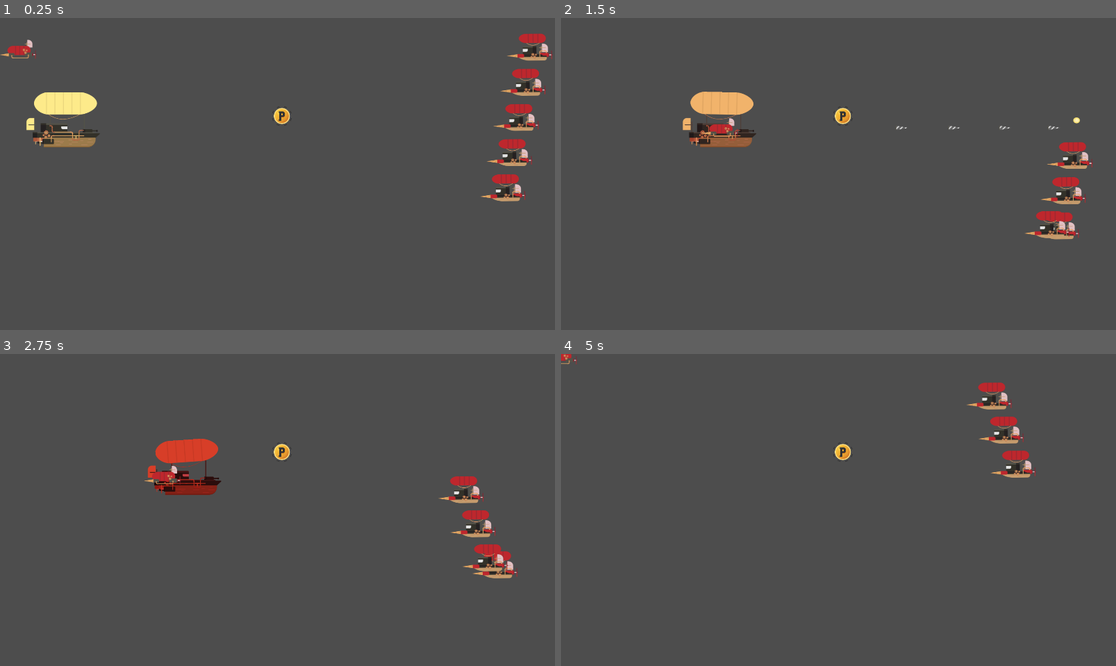
Above: before the commit, frames 1-4 (two rows, left to right).
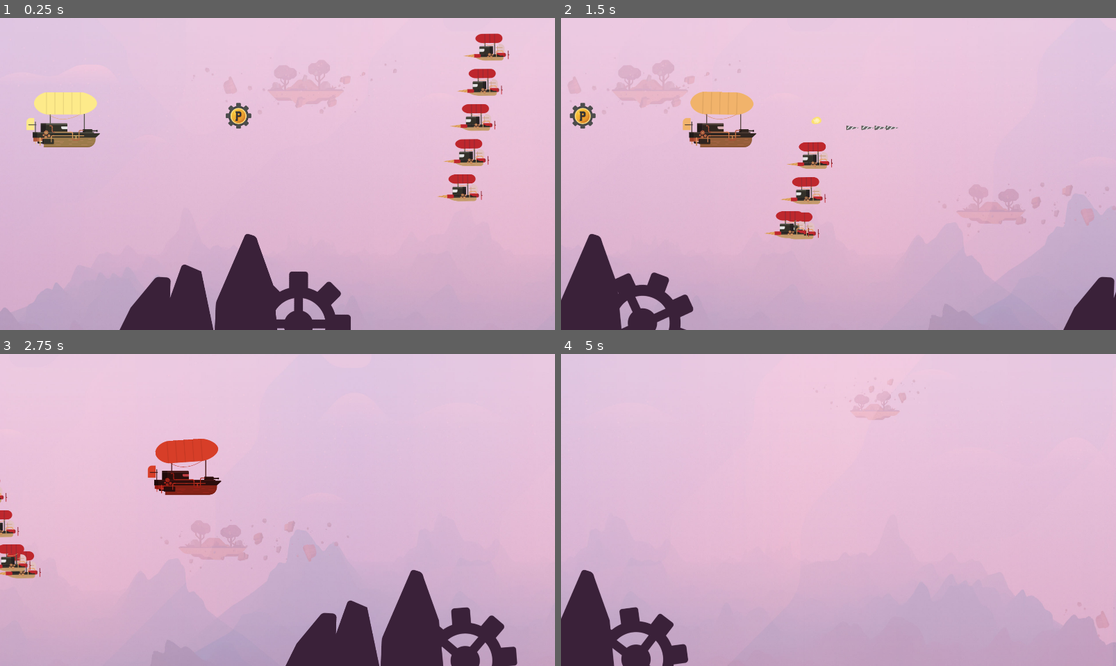
Above: after the commit, the same moments.

Repository: luishernandezg/arkanet
Game: Godot game, scene res://Scenes/Nivel1.tscn
Same seed, same stepped clock (60 frames per second), same inputs: the game is played once before the commit and once after it.
Inputs (mouse positions are in pixels of both pictures, inside the frame that each line leads up to):
- Up to frame 1 (0.25 s): no input
- Up to frame 2 (1.5 s): move the mouse to (960, 158) at 0.52 s; hold D (move_right) 0.53-1.28 s; hold Right mouse button (attack) 0.53-1.28 s; move the mouse to (727, 189) at 1.27 s; hold A (move_left) from 1.28 s (still down); tap Z (damage_test) at 1.35 s
- Up to frame 3 (2.75 s): move the mouse to (333, 441) at 2.02 s; release A (move_left) at 2.03 s; hold D (move_right) from 2.03 s (still down); tap S (move_dowm) at 2.1 s
- Up to frame 4 (5 s): move the mouse to (810, 572) at 2.77 s; release D (move_right) at 2.78 s; hold W (move_up) 2.78-3.53 s; right-click (810, 572) at 2.85 s; move the mouse to (1005, 556) at 3.52 s; hold Z (damage_test) 3.53-4.28 s; hold A (move_left) from 3.53 s (still down); move the mouse to (672, 463) at 4.27 s; tap S (move_dowm) at 4.35 s

The runs differ from the first frame. In frame 1, 98% of the frame differs, in the area x 0-100%, y 0-100%; in frame 2, 98%; in frame 3, 99%; in frame 4, 100%.

Commit message:
added infinity background - class 16

Diff:
--- a/Scenes/Nivel1.tscn
+++ b/Scenes/Nivel1.tscn
@@ -1,18 +1,34 @@
-[gd_scene load_steps=7 format=3 uid="uid://bkpuv3tv720x0"]
+[gd_scene load_steps=10 format=3 uid="uid://bkpuv3tv720x0"]
 
 [ext_resource type="PackedScene" uid="uid://bwqfgmp83lufd" path="res://Scenes/Character.tscn" id="1_2ripf"]
+[ext_resource type="Texture2D" uid="uid://yac0ve1v5aut" path="res://Assets/fondo/fondo.jpg" id="1_7b1ap"]
 [ext_resource type="PackedScene" uid="uid://8qhymcei0n4c" path="res://Scenes/enemy_group.tscn" id="2_448l0"]
+[ext_resource type="Script" path="res://Scripts/camera.gd" id="2_mmqpa"]
 [ext_resource type="PackedScene" uid="uid://dmd3tlnw0xnp6" path="res://Scenes/enemy_with_target.tscn" id="3_mgh68"]
 [ext_resource type="Script" path="res://Scripts/power_up.gd" id="4_majqm"]
 [ext_resource type="Texture2D" uid="uid://c3g1pyba3xjlq" path="res://Assets/disparo/powerUp.png" id="5_c6kqk"]
+[ext_resource type="PackedScene" uid="uid://dadvsfxfg6oq1" path="res://Scenes/montain.tscn" id="8_4mmqr"]
 
 [sub_resource type="CircleShape2D" id="CircleShape2D_jb847"]
 radius = 28.6356
 
 [node name="Nivel1" type="Node2D"]
 
-[node name="Character" parent="." instance=ExtResource("1_2ripf")]
-position = Vector2(218, 380)
+[node name="ParallaxBackground" type="ParallaxBackground" parent="."]
+
+[node name="ParallaxLayer" type="ParallaxLayer" parent="ParallaxBackground"]
+motion_mirroring = Vector2(5760, 0)
+
+[node name="Fondo" type="Sprite2D" parent="ParallaxBackground/ParallaxLayer"]
+position = Vector2(2880, 540)
+texture = ExtResource("1_7b1ap")
+
+[node name="Camera" type="Camera2D" parent="."]
+position = Vector2(960, 540)
+script = ExtResource("2_mmqpa")
+
+[node name="Character" parent="Camera" instance=ExtResource("1_2ripf")]
+position = Vector2(-742, -160)
 
 [node name="EnemyGroup" parent="." instance=ExtResource("2_448l0")]
 position = Vector2(237.222, -160.035)
@@ -30,4 +46,9 @@
 [node name="CollisionShape2D" type="CollisionShape2D" parent="PowerUp"]
 shape = SubResource("CircleShape2D_jb847")
 
+[node name="Montain" parent="." instance=ExtResource("8_4mmqr")]
+
+[node name="Montain2" parent="." instance=ExtResource("8_4mmqr")]
+position = Vector2(2074, 0)
+
 [connection signal="body_entered" from="PowerUp" to="PowerUp" method="_on_body_entered"]
--- /dev/null
+++ b/Scenes/montain.tscn
@@ -0,0 +1,59 @@
+[gd_scene load_steps=7 format=3 uid="uid://dadvsfxfg6oq1"]
+
+[ext_resource type="Texture2D" uid="uid://djwuyvqcxqw8t" path="res://Assets/fondo/montana.png" id="1_kucao"]
+[ext_resource type="Script" path="res://Scripts/montain.gd" id="1_owqwa"]
+[ext_resource type="Texture2D" uid="uid://chwhy71piqd5p" path="res://Assets/fondo/engranaje.png" id="2_8jno3"]
+
+[sub_resource type="Animation" id="Animation_g3mi8"]
+length = 0.001
+tracks/0/type = "value"
+tracks/0/imported = false
+tracks/0/enabled = true
+tracks/0/path = NodePath("Engranaje:rotation")
+tracks/0/interp = 1
+tracks/0/loop_wrap = true
+tracks/0/keys = {
+"times": PackedFloat32Array(0),
+"transitions": PackedFloat32Array(1),
+"update": 0,
+"values": [0.0]
+}
+
+[sub_resource type="Animation" id="Animation_anoeh"]
+resource_name = "gear"
+length = 3.0
+loop_mode = 1
+tracks/0/type = "value"
+tracks/0/imported = false
+tracks/0/enabled = true
+tracks/0/path = NodePath("Engranaje:rotation")
+tracks/0/interp = 1
+tracks/0/loop_wrap = true
+tracks/0/keys = {
+"times": PackedFloat32Array(0.1, 3),
+"transitions": PackedFloat32Array(1, 1),
+"update": 0,
+"values": [0.0, 6.28319]
+}
+
+[sub_resource type="AnimationLibrary" id="AnimationLibrary_i0xph"]
+_data = {
+"RESET": SubResource("Animation_g3mi8"),
+"gear": SubResource("Animation_anoeh")
+}
+
+[node name="Montain" type="Node2D"]
+script = ExtResource("1_owqwa")
+
+[node name="Montana" type="Sprite2D" parent="."]
+position = Vector2(815, 983)
+texture = ExtResource("1_kucao")
+
+[node name="Engranaje" type="Sprite2D" parent="."]
+position = Vector2(1183, 1059)
+texture = ExtResource("2_8jno3")
+
+[node name="AnimationMontain" type="AnimationPlayer" parent="."]
+libraries = {
+"": SubResource("AnimationLibrary_i0xph")
+}
--- /dev/null
+++ b/Scripts/camera.gd
@@ -0,0 +1,7 @@
+extends Camera2D
+
+@export var speed: float = 600.0
+
+# Camera movement
+func _physics_process(delta: float) -> void:
+	position.x += speed*delta
--- /dev/null
+++ b/Scripts/montain.gd
@@ -0,0 +1,8 @@
+extends Node2D
+
+
+# Called when the node enters the scene tree for the first time.
+func _ready() -> void:
+	var animationPlayer: AnimationPlayer = $AnimationMontain
+	animationPlayer.play("gear")
+	pass # Replace with function body.
